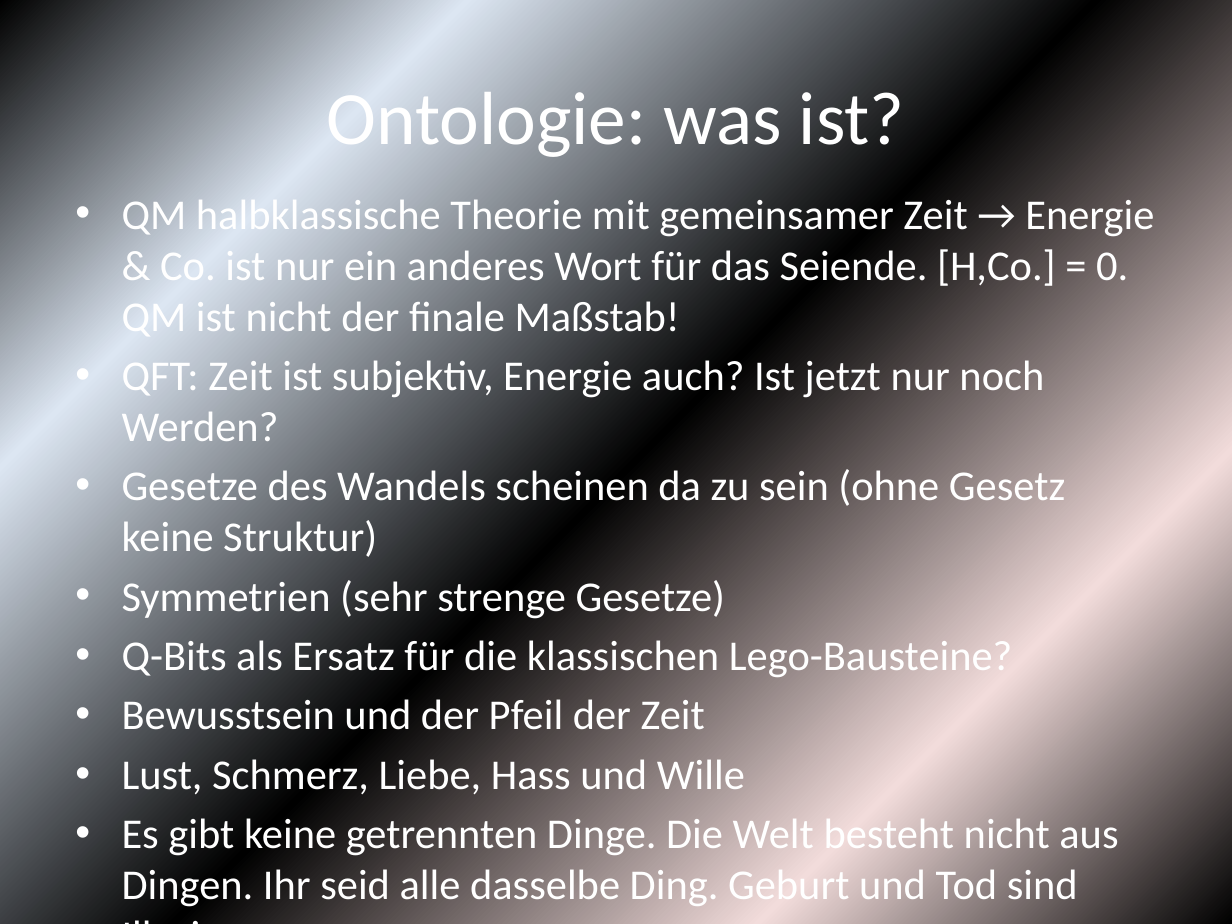
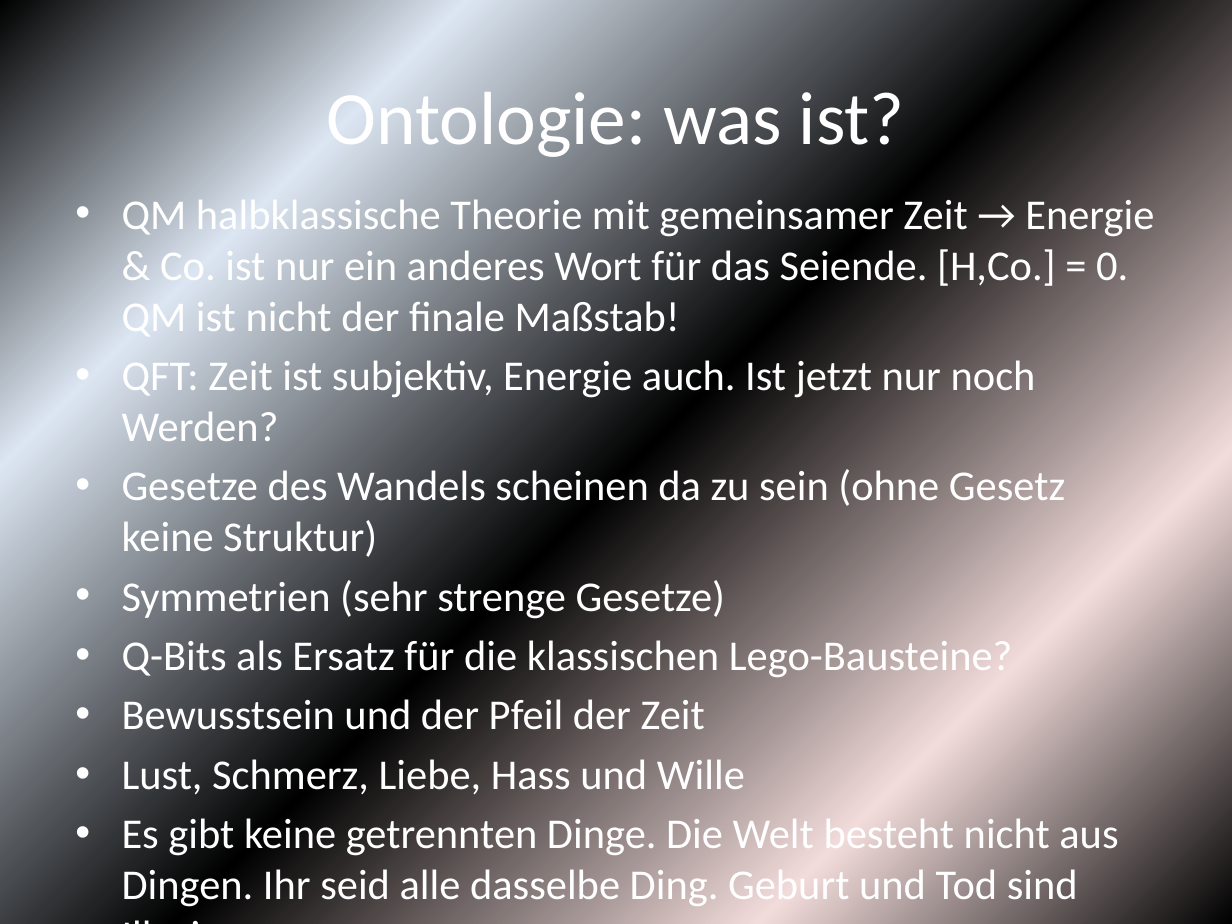
Before and after one commit to HaraldRieder/Physikalismus, a slide deck: slide 18 of Philosophie.pptx (slide 16 before the commit). Drawn at 1232x924 pixels with LibreOffice and Linux fonts; fonts in the diff are those of the drawing. Boxes give left, top, right and bottom in pixels: in the first picture for what was removed or moved away, otherwise in the second. Text is boxed around its words. In the diff, an @@ line names an element or a change of style, - is before the commit and + after.

```diff
--- a/Philosophie.pptx
+++ b/Philosophie.pptx
@@ text at (122,360,1036,452): text changed @@
-• QFT: Zeit ist subjektiv, Energie auch? Ist jetzt nur noch Werden?
+• QFT: Zeit ist subjektiv, Energie auch. Ist jetzt nur noch Werden?
```
Also in this commit, not shown: 9 other slides changed, 3 slides added, 3 slides removed.
